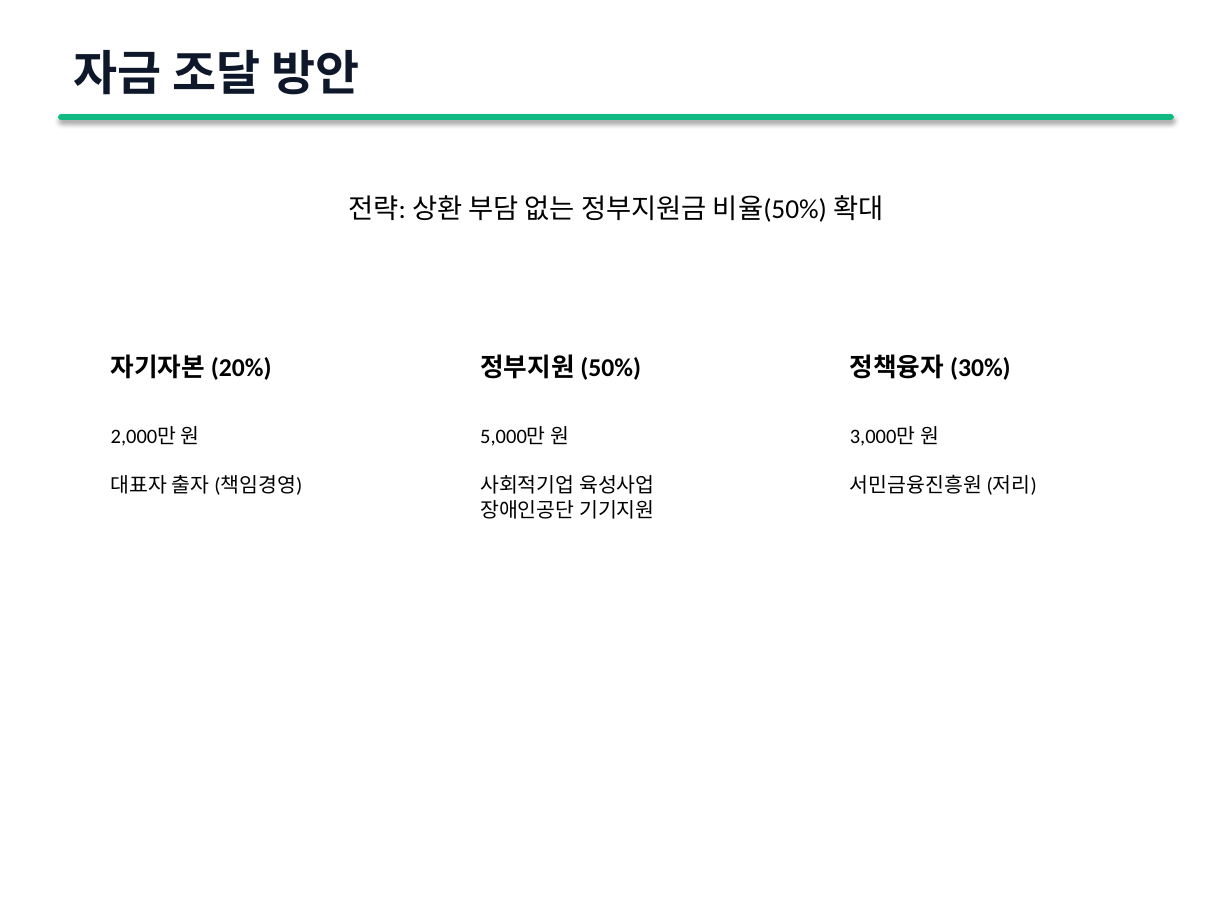
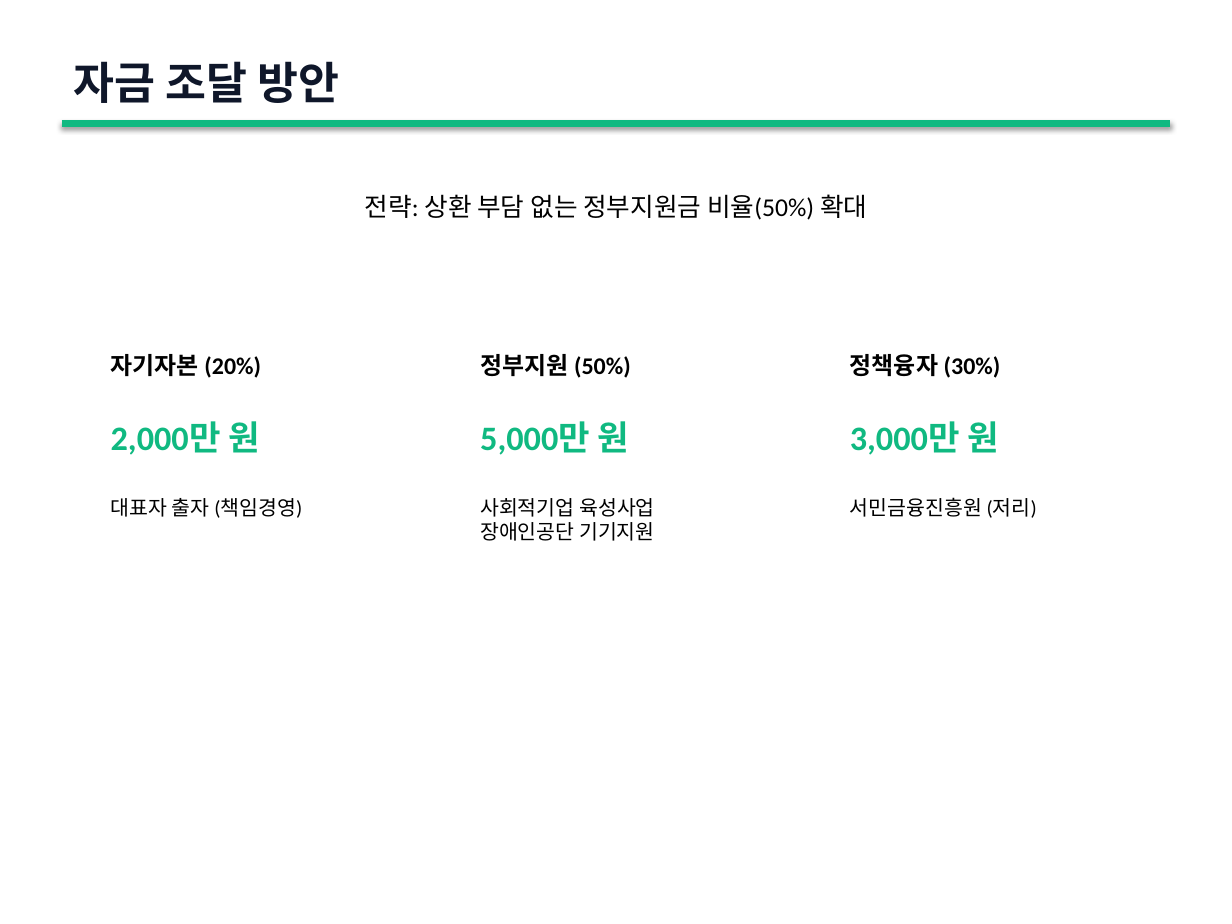
Before and after one commit to ROYSOE/claude-quickstarts, a slide deck: slide 12 of ReSpring_Business_Plan.pptx. Drawn at 1232x924 pixels with LibreOffice and Linux fonts; fonts in the diff are those of the drawing. Boxes give left, top, right and bottom in pixels: in the first picture for what was removed or moved away, otherwise in the second. Text is boxed around its words. In the diff, an @@ line names an element or a change of style, - is before the commit and + after.

```diff
--- a/ReSpring_Business_Plan.pptx
+++ b/ReSpring_Business_Plan.pptx
@@ text "자금 조달 방안": place and size @@
-text "자금 조달 방안" at (74,50,359,95)
+text "자금 조달 방안" at (74,61,340,103)
@@ text "자금 조달 방안" at (74,61,340,103): size 28 to 26 pt @@
@@ rectangle removed at (62,117,1170,117) @@
@@ line added from (62, 123) to (1170, 123), #10B981 4 pt @@
@@ text "전략: 상환 부담 없는 정부지원금 ..." at (365,194,867,220): size 16 to 15 pt @@
@@ text at (111,354,261,455): size 15 to 14 pt in "자기자본 (20%)"; size 12 to 20 pt, text colour #000000 to #10B981, bold on in "2,000만 원" @@
@@ text at (480,354,631,455): size 15 to 14 pt in "정부지원 (50%)"; size 12 to 20 pt, text colour #000000 to #10B981, bold on in "5,000만 원" @@
@@ text at (850,354,1001,455): size 15 to 14 pt in "정책융자 (30%)"; size 12 to 20 pt, text colour #000000 to #10B981, bold on in "3,000만 원" @@
@@ text at (480,498,654,541): text changed @@
-사회적기업 육성사업
-장애인공단 기기지원
+사회적기업 육성사업
+장애인공단 기기지원
```
Also in this commit, not shown: 16 other slides changed, 1 other file.
